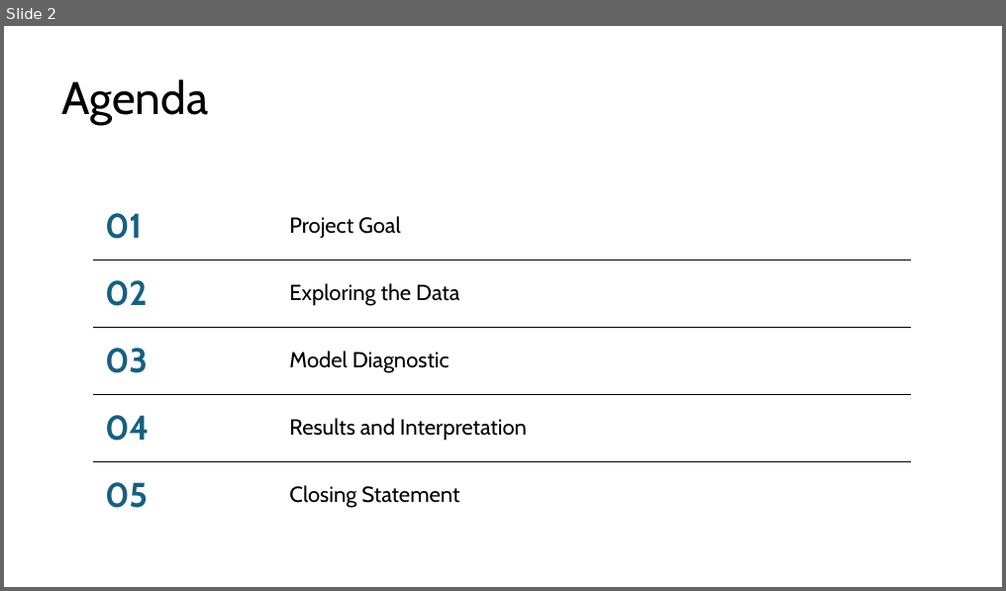
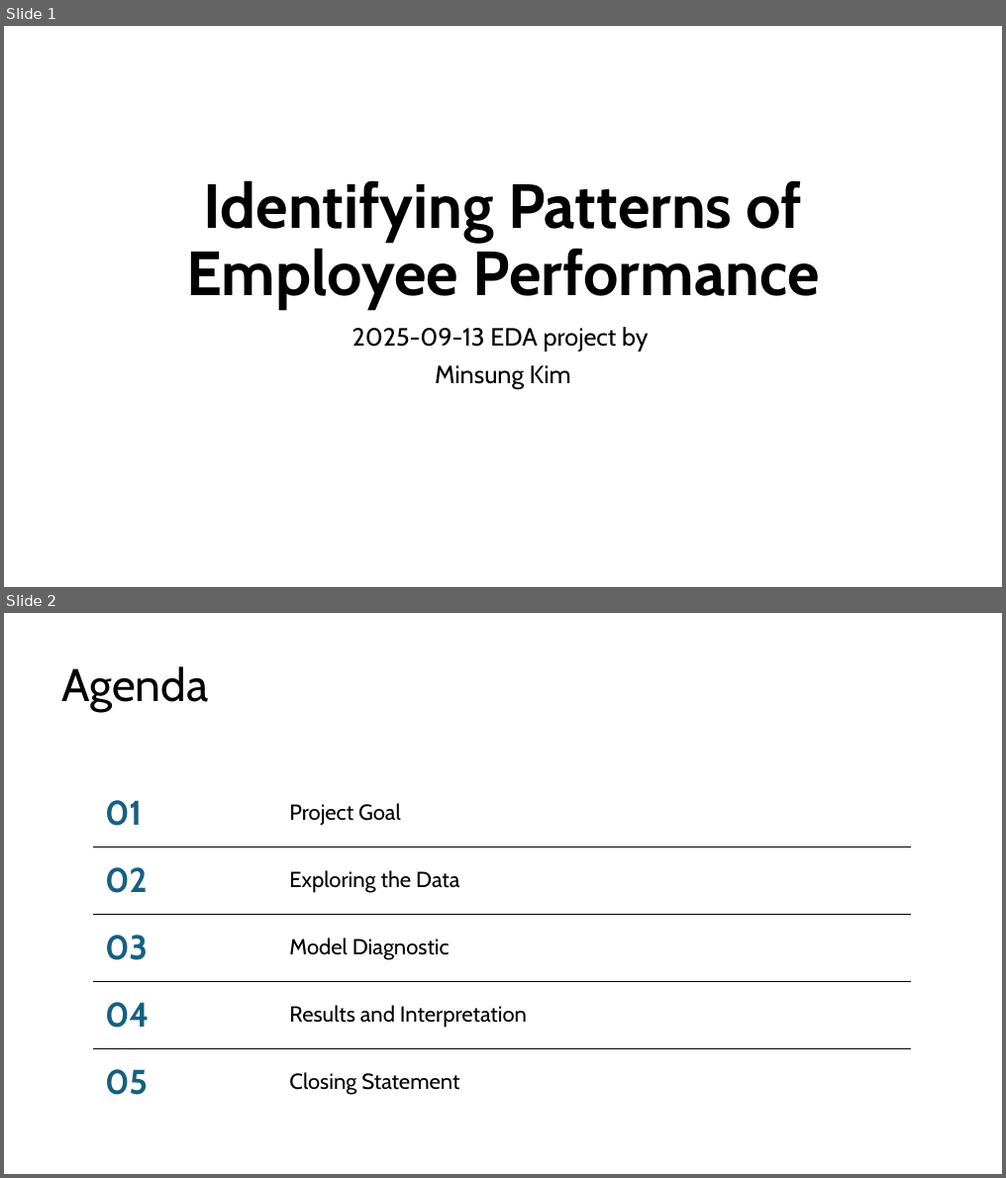
Before and after one commit to alexminsung/EDA-Practice, a slide deck: 2025-09-13/Identifying Patterns of Employee Performance.pptx. Shown one above the other, each under a label of ours: slide 2 before the commit, slides 1 and 2 after it. The pictures are 1006x591 and 1006x1178 pixels, drawn with LibreOffice and Linux fonts; fonts in the diff are those of the drawing. Boxes give left, top, right and bottom in pixels: in the first picture for what was removed or moved away, otherwise in the second. Text is boxed around its words. In the diff, an @@ line names an element or a change of style, - is before the commit and + after.

```diff
--- a/2025-09-13/Identifying Patterns of Employee Performance.pptx
+++ b/2025-09-13/Identifying Patterns of Employee Performance.pptx
@@ slide 1 added at (4, 26, 1002, 587), background #FFFFFF @@
@@ title added at (186, 180, 820, 310), 60 pt, text #000000, bold @@
+Identifying Patterns of Employee Performance
@@ subtitle added at (352, 327, 648, 389), 24 pt, text #000000 @@
+2025-09-13 EDA project by
+Minsung Kim
```
Also in this commit, not shown: 2 slides changed, 1 slide removed, 1 other file.
